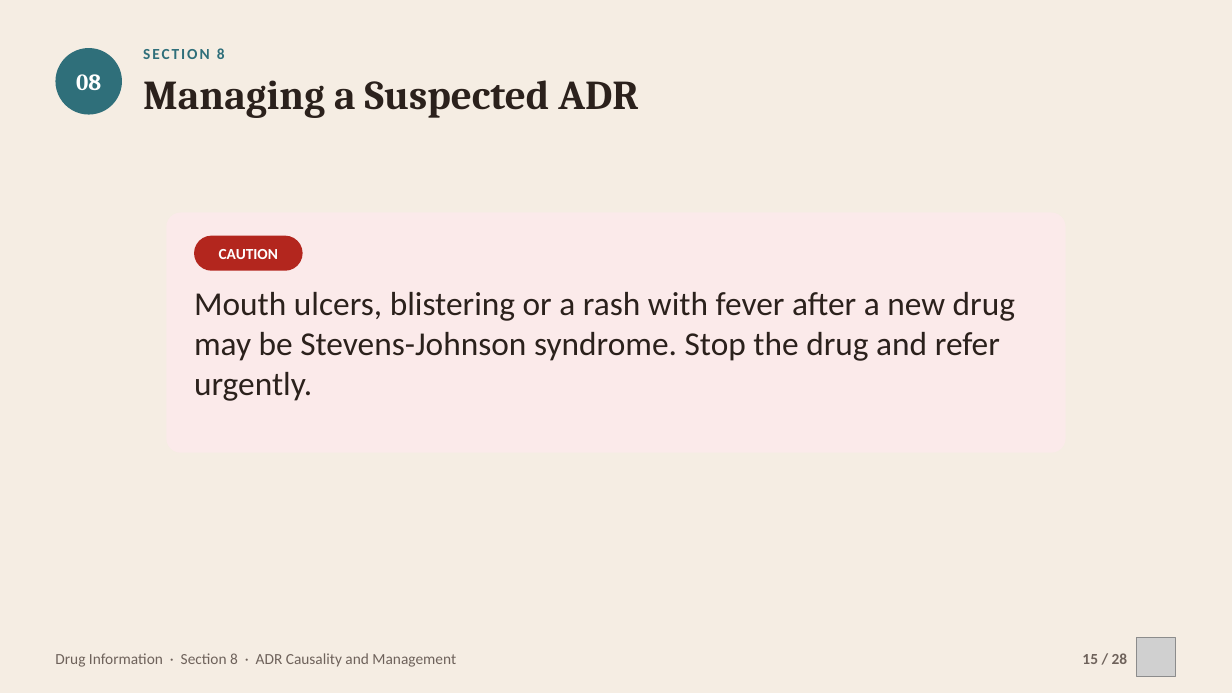
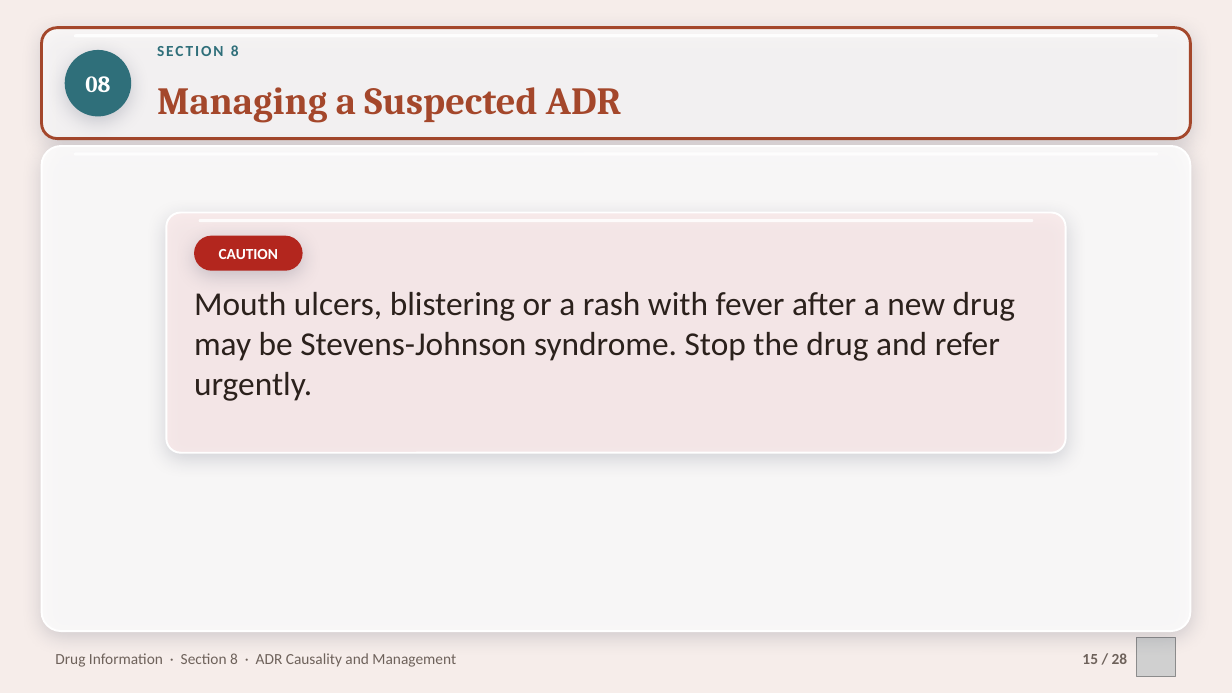
Before and after one commit to drrefaat18-ops/yasser, a slide deck: slide 15 of projects/drug-information-practical/slides/ch08-adr-causality-management.pptx. Drawn at 1232x693 pixels with LibreOffice and Linux fonts; fonts in the diff are those of the drawing; grey boxes stand for pictures; background and template pictures are left out. Boxes give left, top, right and bottom in pixels: in the first picture for what was removed or moved away, otherwise in the second. Text is boxed around its words. In the diff, an @@ line names an element or a change of style, - is before the commit and + after.

```diff
--- a/projects/drug-information-practical/slides/ch08-adr-causality-management.pptx
+++ b/projects/drug-information-practical/slides/ch08-adr-causality-management.pptx
@@ background #F5EDE3 to picture (left out) @@
@@ rounded rectangle added at (42,28,1190,139), fill #FFFFFF at 70% opacity, outline #A4472B 2.25 pt @@
@@ ellipse "08" at (65,50,131,116): shadow on @@
@@ ellipse "08": place and size @@
-ellipse "08" at (55,48,122,115)
+ellipse "08" at (65,50,131,116)
@@ rounded rectangle added at (74,34,1158,38), fill #FFFFFF at 85% opacity @@
@@ text "SECTION 8": place and size @@
-text "SECTION 8" at (143,48,225,59)
+text "SECTION 8" at (157,45,239,56)
@@ text "Managing a Suspected ADR": place and size @@
-text "Managing a Suspected ADR" at (143,80,638,118)
+text "Managing a Suspected ADR" at (157,87,621,123)
@@ text "Managing a Suspected ADR" at (157,87,621,123): size 32 to 30 pt, text colour #2B211C to #A4472B; vertical alignment top to middle @@
@@ rounded rectangle added at (42,146,1190,631), fill #FFFFFF at 84% opacity, outline #FFFFFF 1.5 pt @@
@@ rounded rectangle added at (74,152,1158,156), fill #FFFFFF at 85% opacity @@
@@ rounded rectangle at (166,213,1066,453): fill #FBEAEA to #FBEAEA at 80% opacity; outline none to #FFFFFF 1.5 pt; shadow on @@
@@ rounded rectangle "CAUTION" at (194,236,303,271): shadow on @@
@@ rounded rectangle added at (199,219,1033,223), fill #FFFFFF at 85% opacity @@
```
Also in this commit, not shown: 25 other slides changed, 13 other files.
